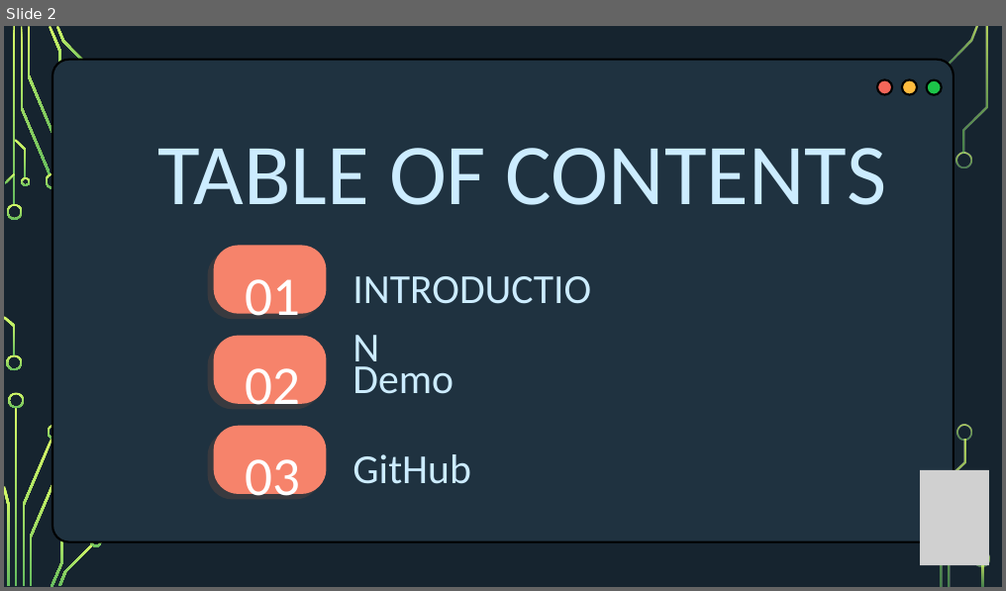
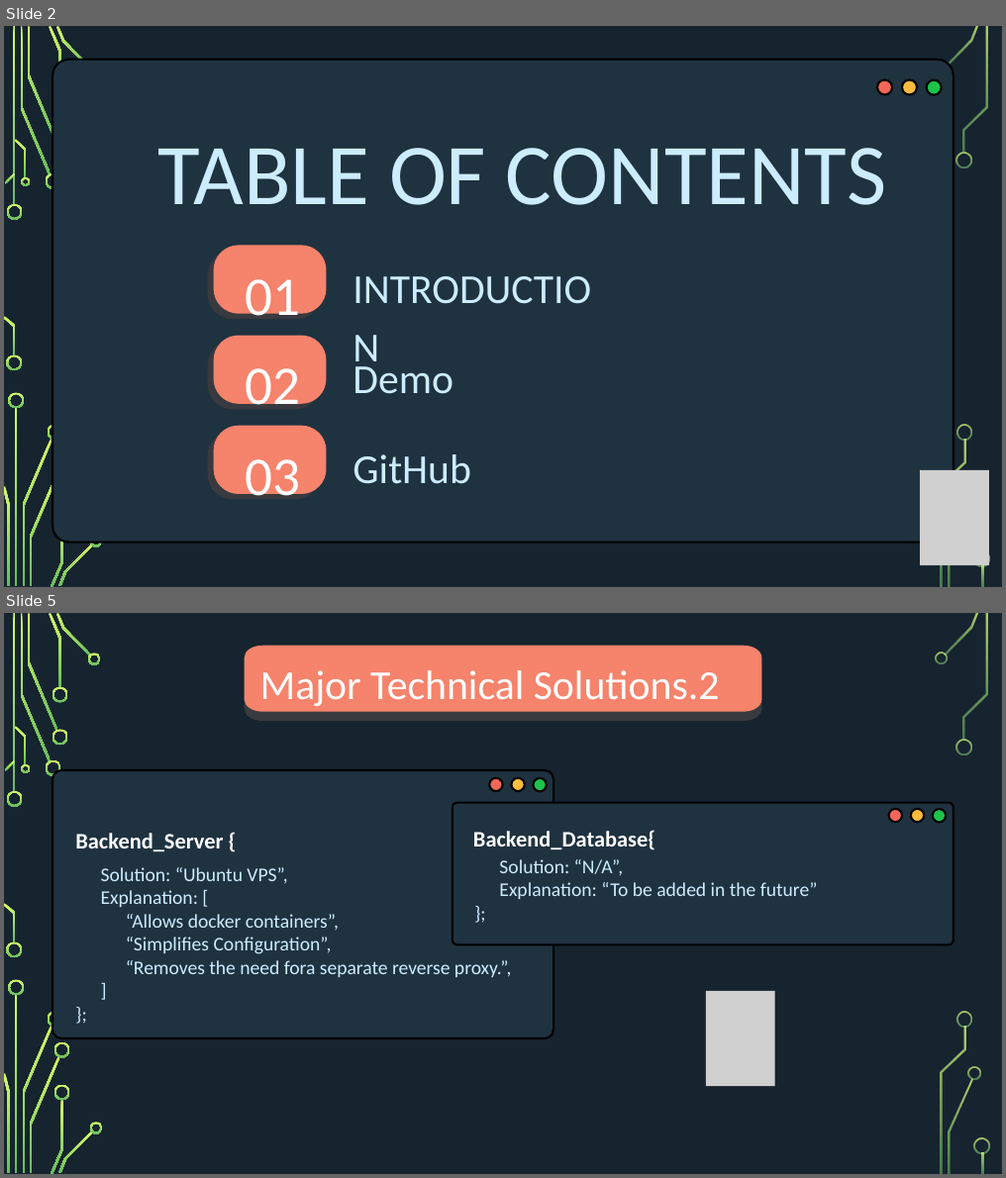
Before and after one commit to kayyza/UNIX-FinalProject, a slide deck: Documentation/UnixPresentation.pptx. Shown one above the other, each under a label of ours: slide 2 before the commit, slides 2 and 5 after it; the slides between them are not shown. The pictures are 1006x591 and 1006x1178 pixels, drawn with LibreOffice and Linux fonts; fonts in the diff are those of the drawing; grey boxes stand for pictures; background and template pictures are left out. Boxes give left, top, right and bottom in pixels: in the first picture for what was removed or moved away, otherwise in the second. Text is boxed around its words. In the diff, an @@ line names an element or a change of style, - is before the commit and + after.

```diff
--- a/Documentation/UnixPresentation.pptx
+++ b/Documentation/UnixPresentation.pptx
@@ slide 5 added at (4, 613, 1002, 1174), background picture (left out); not listed: 32 template elements that a slide beside it also shows @@
@@ freeform shape added at (244, 655, 761, 721), fill #393A3F @@
@@ freeform shape added at (244, 646, 761, 712), fill #F6836B @@
@@ text added at (260, 670, 720, 706), 59.6 pt, text #FFFFFF @@
+Major Technical Solutions.2
@@ group added at (54, 652, 947, 1100): 4 freeform shapes @@
@@ rounded rectangle added at (53, 770, 553, 1039), fill #1F3240, outline #000000 3 pt @@
@@ ellipse added at (489, 778, 503, 791), fill #F46659, outline #000000 3 pt @@
@@ ellipse added at (512, 778, 525, 791), fill #FFBC3E, outline #000000 3 pt @@
@@ ellipse added at (533, 778, 547, 791), fill #1CC549, outline #000000 3 pt @@
@@ text added at (75, 833, 223, 852), 32 pt, text #FFFFFF, bold @@
+Backend_Server {
@@ text added at (101, 867, 511, 977), 28 pt, text #CCECFF @@
+Solution: “Ubuntu VPS”,
+Explanation: [
+“Allows docker containers”,
+“Simplifies Configuration”,
+“Removes the need fora separate reverse proxy.”,
+]
+};
@@ group added at (452, 803, 953, 945): 3 ellipses, 2 texts, 1 rounded rectangle @@
+Backend_Database{
+Solution: “N/A”,
+Explanation: “To be added in the future”
+};
@@ picture added at (706, 991, 775, 1086) @@
```
Also in this commit, not shown: 2 slides changed, 8 other slides added, 2 slides removed.
